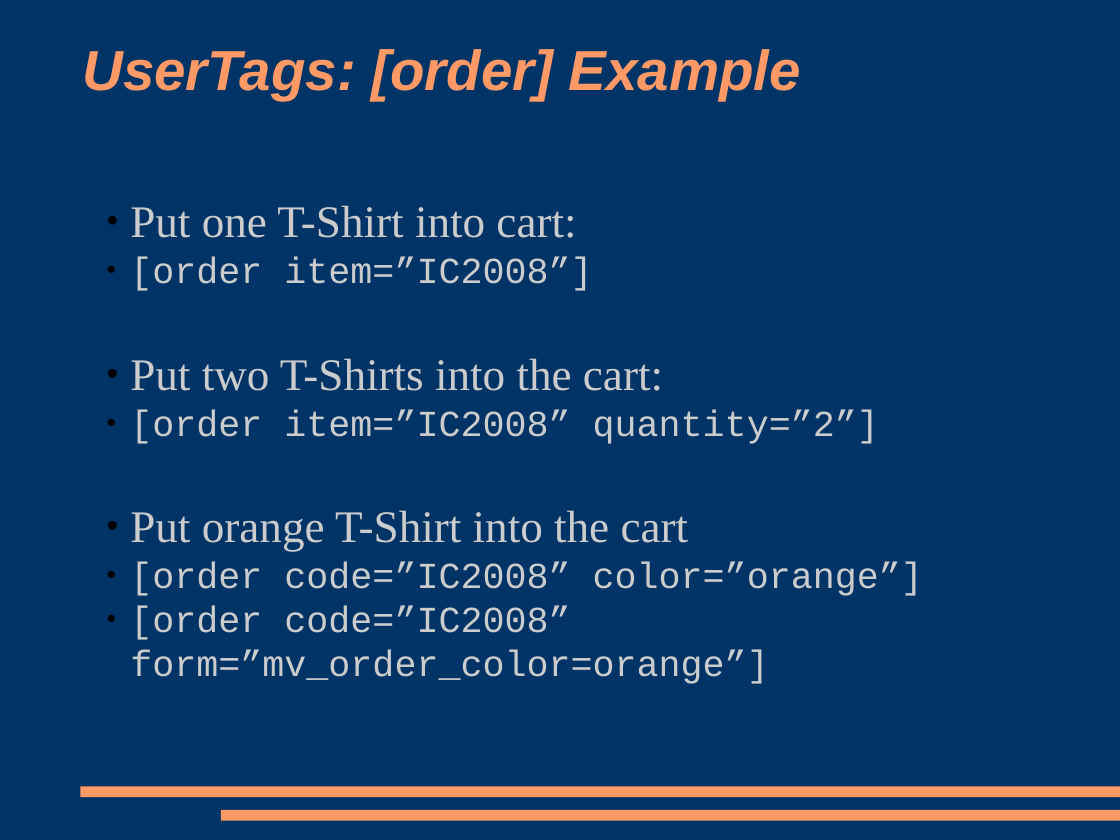
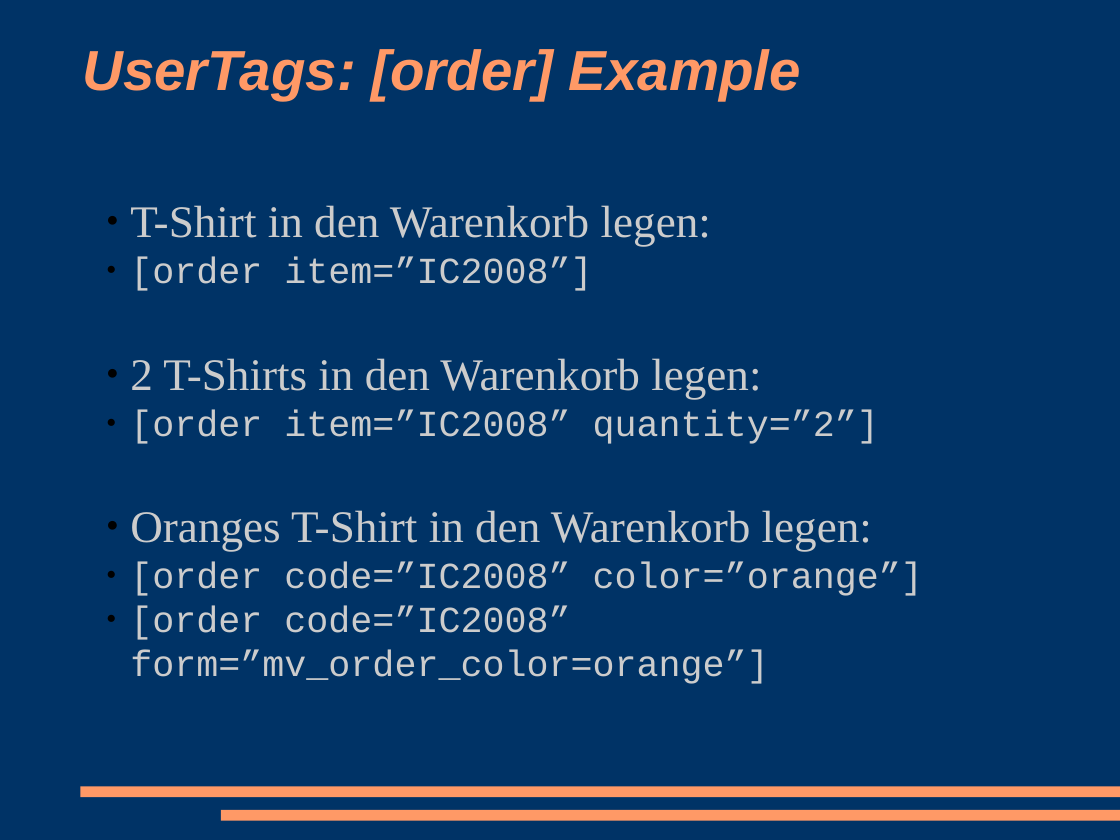
Before and after one commit to racke/Presentations, a slide deck: slide 12 of cebit2009/interchange.odp. Drawn at 1120x840 pixels with LibreOffice and Linux fonts; fonts in the diff are those of the drawing. Boxes give left, top, right and bottom in pixels: in the first picture for what was removed or moved away, otherwise in the second. Text is boxed around its words. In the diff, an @@ line names an element or a change of style, - is before the commit and + after.

```diff
--- a/cebit2009/interchange.odp
+++ b/cebit2009/interchange.odp
@@ subtitle at [130, 205, 711, 247]: text changed @@
-  ● Put one T-Shirt into cart:
+  ● T-Shirt in den Warenkorb legen:
@@ subtitle at [130, 358, 761, 399]: text changed @@
-  ● Put two T-Shirts into the cart:
+  ● 2 T-Shirts in den Warenkorb legen:
@@ subtitle at [130, 510, 872, 551]: text changed @@
-  ● Put orange T-Shirt into the cart
+  ● Oranges T-Shirt in den Warenkorb legen:
```
Also in this commit, not shown: 8 other slides changed, 4 slides added, 3 slides removed, 2 other files.
